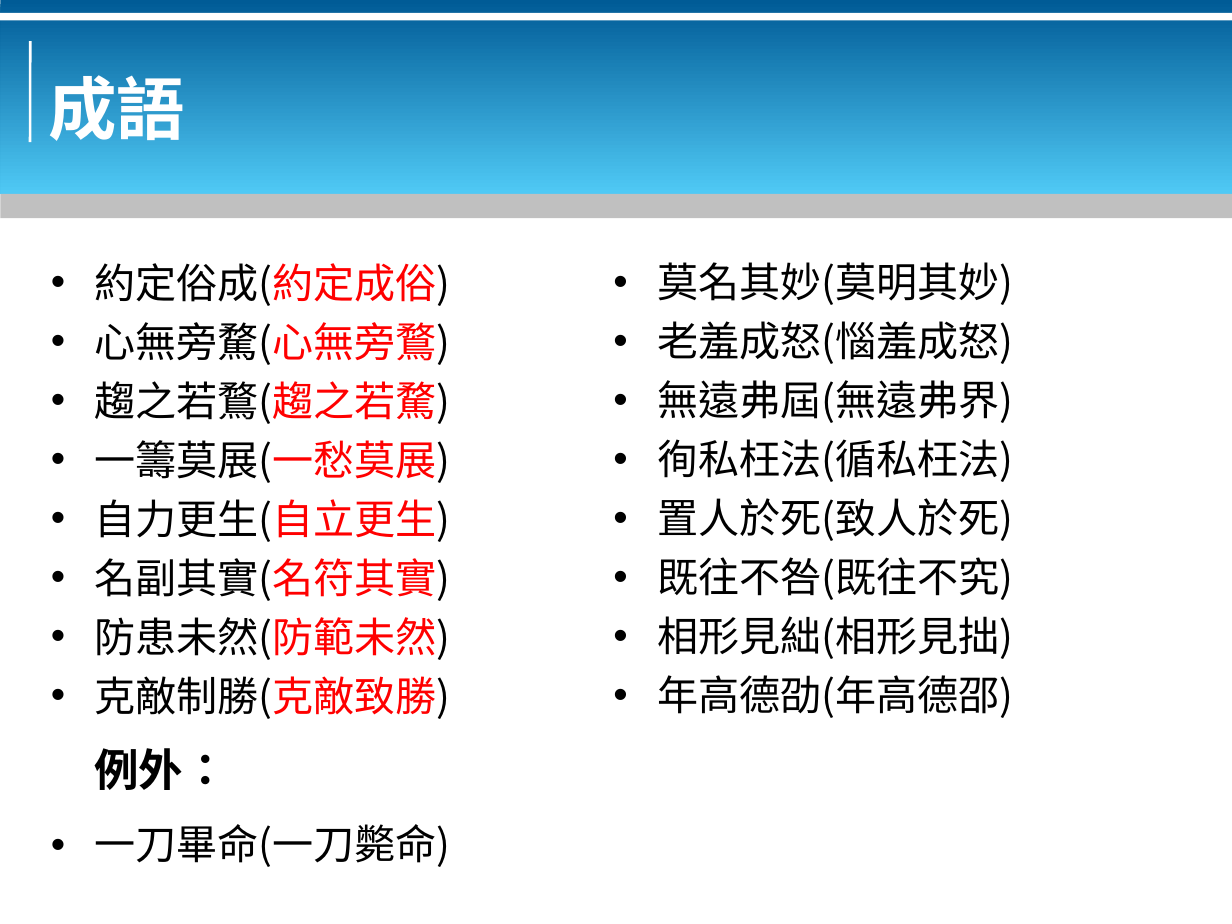
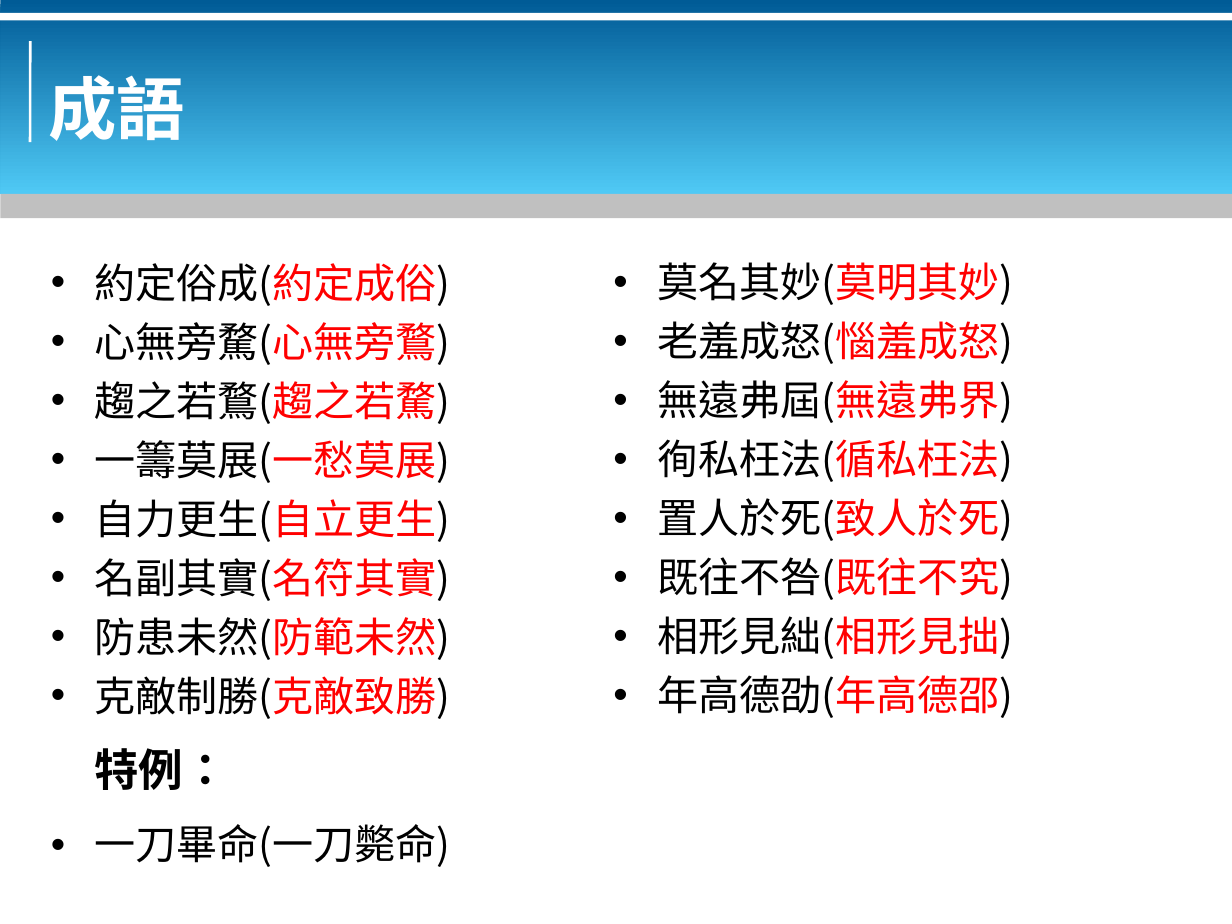
Before and after one commit to bluebat/.presentations, a slide deck: slide 6 of use-nonstandard-hanzi.odp. Drawn at 1232x924 pixels with LibreOffice and Linux fonts; fonts in the diff are those of the drawing; background and template pictures are left out. Boxes give left, top, right and bottom in pixels: in the first picture for what was removed or moved away, otherwise in the second. Text is boxed around its words. In the diff, an @@ line names an element or a change of style, - is before the commit and + after.

```diff
--- a/use-nonstandard-hanzi.odp
+++ b/use-nonstandard-hanzi.odp
@@ text "莫名其妙(莫明其妙)" at bbox=[657, 262, 1013, 718]: text colour #000000 to #FF0000 in "莫名其妙(莫明其妙)", "老羞成怒(惱羞成怒)", "無遠弗屆(無遠弗界)", "徇私枉法(循私枉法)" and 4 more places @@
@@ text at bbox=[94, 748, 227, 790]: text changed @@
-例外：
+特例：
```
Also in this commit, not shown: 4 other slides changed, 1 slide added, 2 other files.
